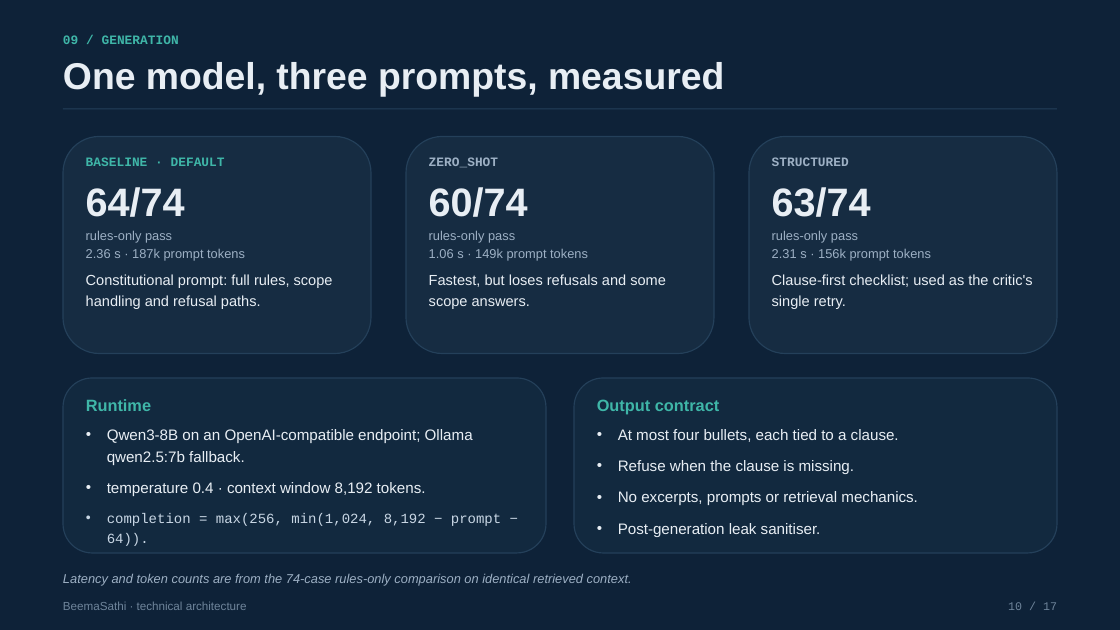
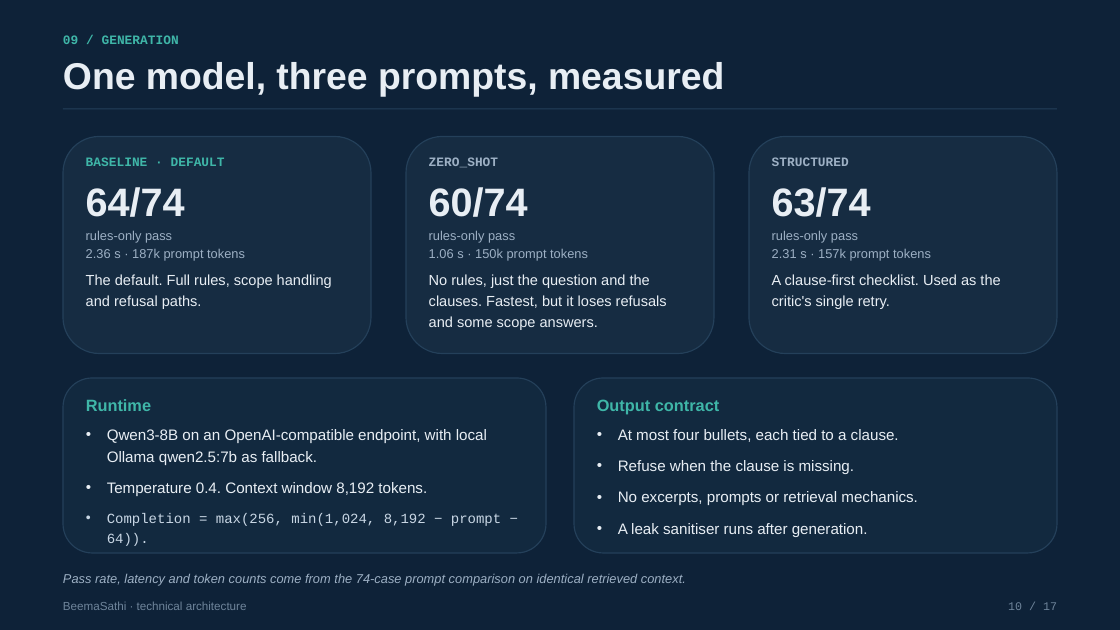
Before and after one commit to satishify/beemasathi, a slide deck: slide 10 of demo/BeemaSathi_Technical_Deck.pptx. Drawn at 1120x630 pixels with LibreOffice and Linux fonts; fonts in the diff are those of the drawing. Boxes give left, top, right and bottom in pixels: in the first picture for what was removed or moved away, otherwise in the second. Text is boxed around its words. In the diff, an @@ line names an element or a change of style, - is before the commit and + after.

Commit message:
Adopt the new brand across the app and refresh both deliverables
Add the shield logo and theme, sentence-case the interface, and recapture
the deck and demo video so they match the current UI.

```diff
--- a/demo/BeemaSathi_Technical_Deck.pptx
+++ b/demo/BeemaSathi_Technical_Deck.pptx
@@ text at (429, 249, 588, 261): text changed @@
-1.06 s · 149k prompt tokens
+1.06 s · 150k prompt tokens
@@ text at (772, 249, 931, 261): text changed @@
-2.31 s · 156k prompt tokens
+2.31 s · 157k prompt tokens
@@ text at (86, 274, 332, 309): text changed @@
-Constitutional prompt: full rules, scope handling and refusal paths.
+The default. Full rules, scope handling and refusal paths.
@@ text at (429, 274, 667, 330): text changed @@
-Fastest, but loses refusals and some scope answers.
+No rules, just the question and the clauses. Fastest, but it loses refusals and some scope answers.
@@ text at (772, 274, 1000, 309): text changed @@
-Clause-first checklist; used as the critic's single retry.
+A clause-first checklist. Used as the critic's single retry.
@@ text at (107, 429, 501, 546): text changed @@
-• Qwen3-8B on an OpenAI-compatible endpoint; Ollama qwen2.5:7b fallback.
-• temperature 0.4 · context window 8,192 tokens.
-• completion = max(256, min(1,024, 8,192 − prompt − 64)).
+• Qwen3-8B on an OpenAI-compatible endpoint, with local Ollama qwen2.5:7b as fallback.
+• Temperature 0.4. Context window 8,192 tokens.
+• Completion = max(256, min(1,024, 8,192 − prompt − 64)).
@@ text at (618, 523, 868, 537): text changed @@
-• Post-generation leak sanitiser.
+• A leak sanitiser runs after generation.
@@ text at (63, 573, 686, 586): text changed @@
-Latency and token counts are from the 74-case rules-only comparison on identical retrieved context.
+Pass rate, latency and token counts come from the 74-case prompt comparison on identical retrieved context.
```
Also in this commit, not shown: 16 other slides changed, 8 other files.
